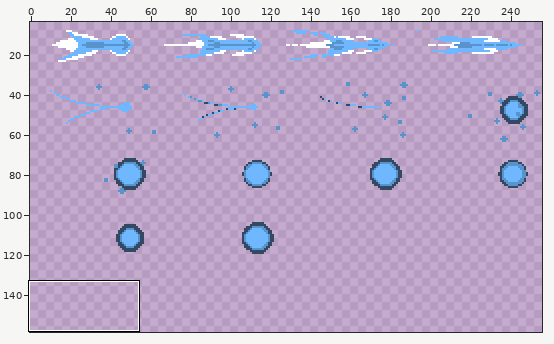
Sprite sheet: Rpg.Client/Rpg.Client/Content/Sprites/GameObjects/SfxObjects/Arrow.png. The first picture is a wide view before the edit; the outline marks the close-up.
Close-up. First the earlier version:
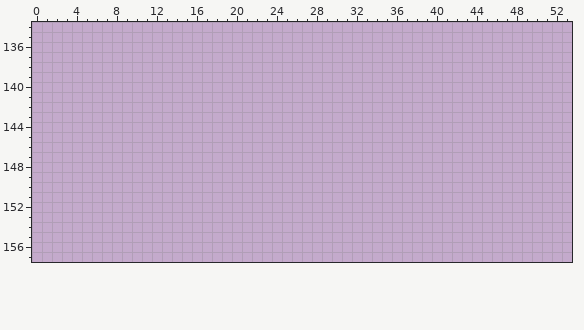
The file is 192x160 pixels. Shown: x 0..53, y 134..157. The old version is drawn lined up with the new one. The wide view leaves out empty margins. The commit also changed other parts of the picture, which this record leaves out.
The result:
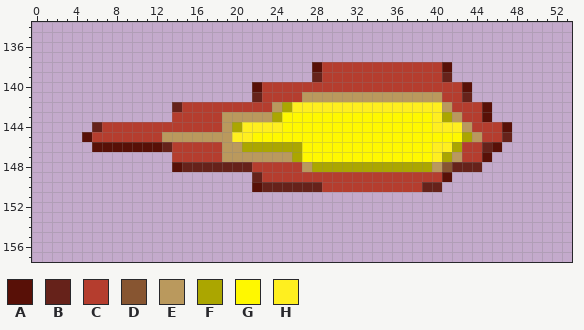
Palette (. is transparent): A #581007  B #66221a  C #b53d2e  D #875531  E #ba995d  F #aba600  G #fff800  H #ffef1f
The edit:
canvas 192x160 -> 256x160; drawings rearranged on the sheet (the old picture shows each at its new place)
y 138: x 28..41 .............. -> ACCCCCCCCCCCCA
y 139: x 28..41 .............. -> BCCCCCCCCCCCCB
y 140: x 22..43 ...................... -> ACCCCCCCCCCCCCCCCCCCCA
y 141: x 22..43 ...................... -> BCCCCEEEEEEEEEEEEEECCB
y 142: x 14..45 ................................ -> BCCCCCCCCCEFHHHHHHHHHHHHHHHECCCA
y 143: x 14..45 ................................ -> CCCCCEEEEEFGGGGGGGGGGGGGGGHFECCA
y 144: x 6..47 .......................................... -> BCCCCCCCCCCCCEFHHHHGGGGGGGGGGGGGGGHHHECCCA
y 145: x 5..47 ........................................... -> ACCCCCCCEEEEEEEHHGGGGGGGGGGGGGGGGGGGGGFECCB
y 146: x 6..46 ......................................... -> AAAAAAABCCCCCEEFFFFFFGGGGGGGGGGGGGHHFCCBA
y 147: x 14..45 ................................ -> CCCCCEEEEEEEFGGGGGGGGGGGGGHFECCA
y 148: x 14..44 ............................... -> ABBBBBBBCCCCCEFFFFFFFFFFFFEDBBB
y 149: x 22..41 .................... -> BCCCCCCCCCCCCCCCCCCA
y 150: x 22..40 ................... -> ABBBBBBCCCCCCCCCCBB
Pixel boxes of the changes (left, top, right, bottom) in both close-ups:
added: (82, 62, 512, 192)
